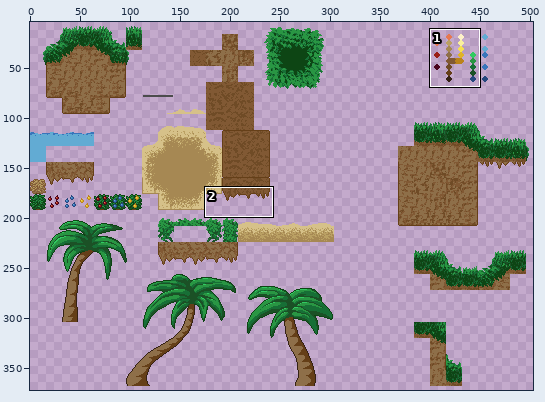
A pixel-art file gets an edit: assets/tilesets/Tilemap_Set.aseprite. The picture above shows the old version from afar; the outline marks the close-up.
Close-up. Before:
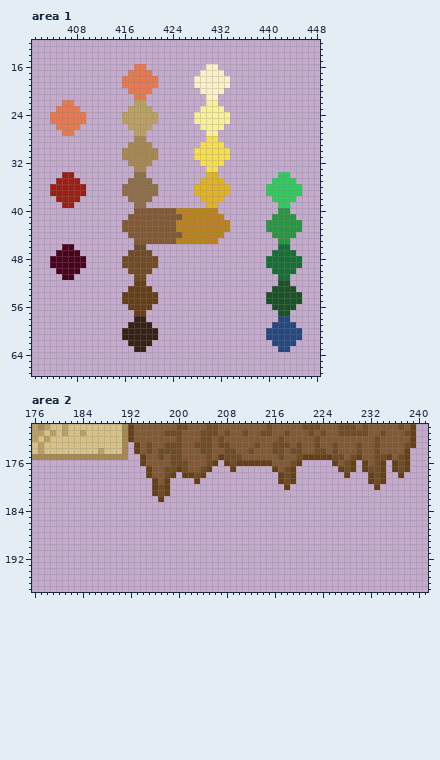
512x512 pixels, 1 frame. Shown: area 1: x 401..448, y 12..67; area 2: x 176..241, y 170..197. The wide view leaves out empty margins. The commit also changed other parts of the picture, which this record leaves out.
And afterwards:
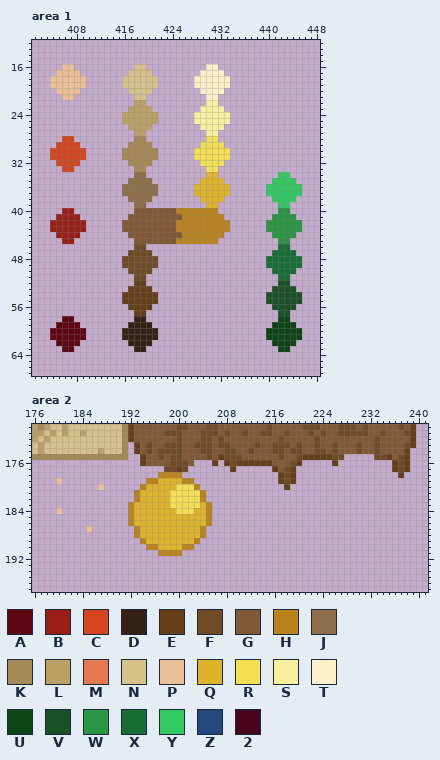
Palette (. is transparent): A #600512  B #9a1f16  C #d5461f  D #352215  E #653f18  F #6f4b26  G #815934  H #ba831c  J #8e6f49  K #a68853  L #baa063  M #e67852  N #d6c189  P #ebc095  Q #dfb328  R #f4df52  S #f9f09d  T #fdf0c8  U #0d4514  V #1b5126  W #299643  X #176f36  Y #31ca61  Z #27487e  2 #49041d
The exact change:
--- area 1, layer "Layer 2"
@@ x 402..423 @@
 15 ......................
-16 ................MM....
-17 ...............MMMM...
-18 ..............MMMMMM..
-19 ..............MMMMMM..
-20 ...............MMMM...
-21 ................MM....
-22 ....MM..........LL....
-23 ...MMMM........LLLL...
-24 ..MMMMMM......LLLLLL..
-25 ..MMMMMM......LLLLLL..
-26 ...MMMM........LLLL...
-27 ....MM..........LL....
-28 ................KK....
-29 ...............KKKK...
-30 ..............KKKKKK..
-31 ..............KKKKKK..
-32 ...............KKKK...
-33 ................KK....
-34 ....BB..........JJ....
-35 ...BBBB........JJJJ...
-36 ..BBBBBB......JJJJJJ..
-37 ..BBBBBB......JJJJJJ..
-38 ...BBBB........JJJJ...
-39 ....BB..........JJ....
-40 ................GGGGGG
-41 ...............GGGGGGG
-42 ..............GGGGGGGG
-43 ..............GGGGGGGG
-44 ...............GGGGGGG
-45 ................GGGGGG
-46 ....22..........FF....
-47 ...2222........FFFF...
-48 ..222222......FFFFFF..
-49 ..222222......FFFFFF..
-50 ...2222........FFFF...
-51 ....22..........FF....
+16 ....PP..........NN....
+17 ...PPPP........NNNN...
+18 ..PPPPPP......NNNNNN..
+19 ..PPPPPP......NNNNNN..
+20 ...PPPP........NNNN...
+21 ....PP..........NN....
+22 ................LL....
+23 ...............LLLL...
+24 ..............LLLLLL..
+25 ..............LLLLLL..
+26 ...............LLLL...
+27 ................LL....
+28 ....CC..........KK....
+29 ...CCCC........KKKK...
+30 ..CCCCCC......KKKKKK..
+31 ..CCCCCC......KKKKKK..
+32 ...CCCC........KKKK...
+33 ....CC..........KK....
+34 ................JJ....
+35 ...............JJJJ...
+36 ..............JJJJJJ..
+37 ..............JJJJJJ..
+38 ...............JJJJ...
+39 ................JJ....
+40 ....BB..........GGGGGG
+41 ...BBBB........GGGGGGG
+42 ..BBBBBB......GGGGGGGG
+43 ..BBBBBB......GGGGGGGG
+44 ...BBBB........GGGGGGG
+45 ....BB..........GGGGGG
+46 ................FF....
+47 ...............FFFF...
+48 ..............FFFFFF..
+49 ..............FFFFFF..
+50 ...............FFFF...
+51 ................FF....
 52 ................EE....
@@ x 401..448 @@
 57 .................EE......................VV.....
-58 .................DD......................ZZ.....
-59 ................DDDD....................ZZZZ....
-60 ...............DDDDDD..................ZZZZZZ...
-61 ...............DDDDDD..................ZZZZZZ...
-62 ................DDDD....................ZZZZ....
-63 .................DD......................ZZ.....
+58 .....AA..........DD......................UU.....
+59 ....AAAA........DDDD....................UUUU....
+60 ...AAAAAA......DDDDDD..................UUUUUU...
+61 ...AAAAAA......DDDDDD..................UUUUUU...
+62 ....AAAA........DDDD....................UUUU....
+63 .....AA..........DD......................UU.....
 64 ................................................
--- area 2, layer "Layer 1"
@@ x 176..241 @@
 174 NLNNNNNNNNNLNNNK.EGFGFFFFGGGFFGGFFGGFGGGFFGFFGGFFGFGGGFGGFGGGGE...
-175 KKKKKKKKKKKKKKKK..EGGFGFFGGGGFGEFFFGGGGGGFGGFEEEEEFFGFEGGFFEGFE...
-176 ..................EGGGGFFFGGGFE.EFEEEEEEGGGFE.....EGFE.EGFE.EFE...
-177 ...................EGGFFEFGGFE...E......EGFE.......EFE.EFFE.EFE...
-178 ...................EGGFE.EEFE............EFE........E...EFE..E....
-179 ....................EGE....E.............EFE............EFE.......
-180 ....................EFE...................E..............E........
-181 ....................EFE...........................................
-182 .....................E............................................
-183 ..................................................................
-184 ..................................................................
-185 ..................................................................
-186 ..................................................................
-187 ..................................................................
-188 ..................................................................
-189 ..................................................................
-190 ..................................................................
-191 ..................................................................
+175 KKKKKKKKKKKKKKKK..EGGFGFFGGGGFGEFFFGGGGGGFGGFEEEEEFF.....FFEGFE...
+176 ..................EGGGGFFFG...E.EFEEEEEEGGGFE.....E.........EFE...
+177 ......................FFEF.......E......EGFE................EFE...
+178 .....................HHHH................EFE.................E....
+179 ....P..............HHQQQQHH..............EFE......................
+180 ...........P......HQQQQQRRRH..............E.......................
+181 .................HQQQQQRRRRRH.....................................
+182 .................HQQQQQRRRRRH.....................................
+183 ................HQQQQQQRRRRRQH....................................
+184 ....P...........HQQQQQQQRRRQQH....................................
+185 ................HQQQQQQQQQQQQH....................................
+186 ................HQQQQQQQQQQQQH....................................
+187 .........P.......HQQQQQQQQQQH.....................................
+188 .................HQQQQQQQQQQH.....................................
+189 ..................HQQQQQQQQH......................................
+190 ...................HHQQQQHH.......................................
+191 .....................HHHH.........................................
 192 ..................................................................
